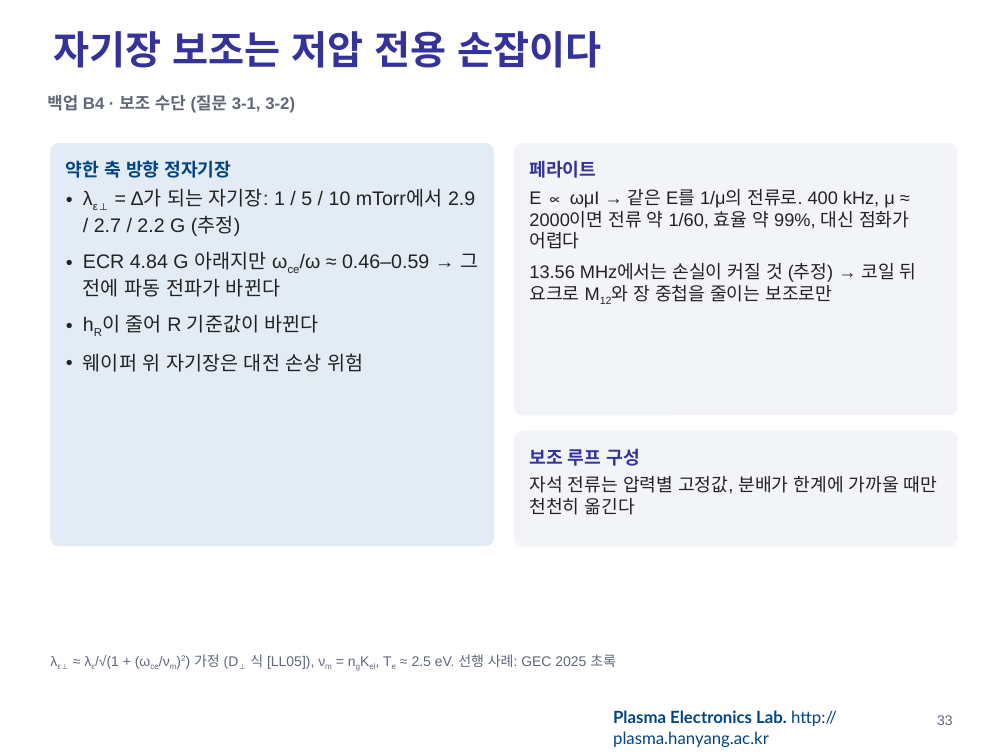
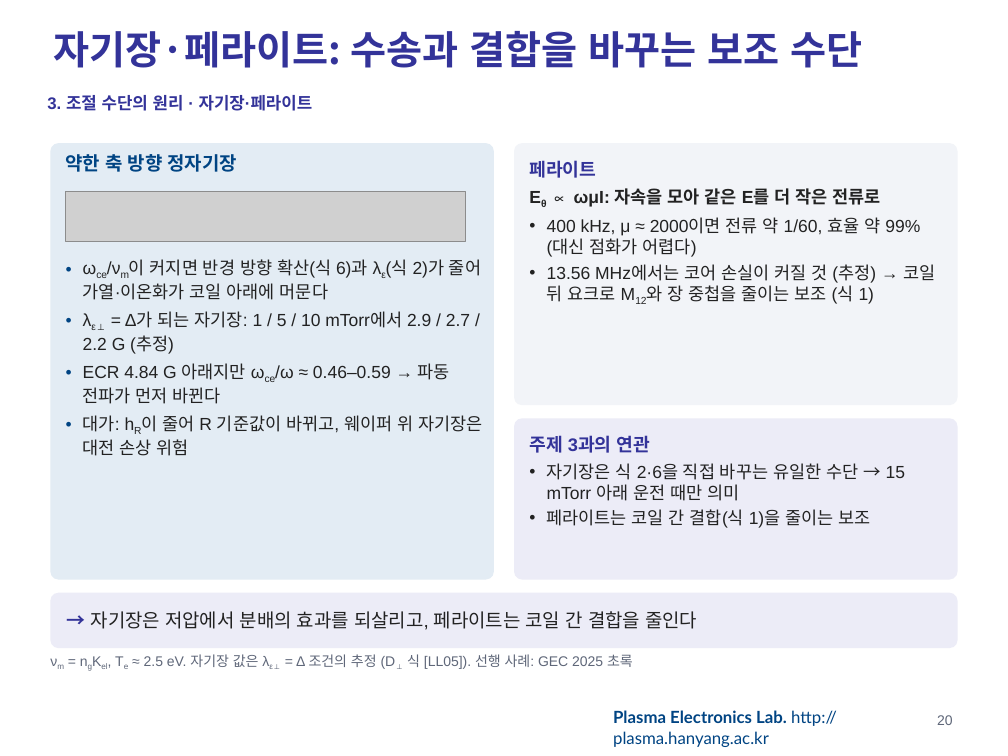
Before and after one commit to garlicjam-pyo/plasma, a slide deck: slide 20 of presentations/1차발표_최종.pptx (slide 33 before the commit). Drawn at 1008x756 pixels with LibreOffice and Linux fonts; fonts in the diff are those of the drawing; grey boxes stand for pictures; background and template pictures are left out. Boxes give left, top, right and bottom in pixels: in the first picture for what was removed or moved away, otherwise in the second. Text is boxed around its words. In the diff, an @@ line names an element or a change of style, - is before the commit and + after.

```diff
--- a/presentations/1차발표_최종.pptx
+++ b/presentations/1차발표_최종.pptx
@@ title at [54,31,862,68]: text changed @@
-자기장 보조는 저압 전용 손잡이다
+자기장·페라이트: 수송과 결합을 바꾸는 보조 수단
@@ text at [47,95,313,111]: text changed; text colour #5F6779 to #333399 @@
-백업 B4 · 보조 수단 (질문 3-1, 3-2)
+3. 조절 수단의 원리 · 자기장·페라이트
@@ rounded rectangle added at [50,143,494,580], fill #E3ECF4 @@
@@ rounded rectangle "페라이트": place and size @@
-rounded rectangle "페라이트" at [514,143,958,415]
+rounded rectangle "페라이트" at [514,143,958,405]
@@ rounded rectangle "페라이트" at [514,143,958,405]: proportions changed @@
@@ text added at [65,154,237,172], 13.5 pt, text #004483, bold @@
+약한 축 방향 정자기장
@@ picture added at [66,192,466,241] @@
@@ text in rounded rectangle at [547,188,935,304]: text changed; size 13 to 12.5 pt @@
-E ∝ ωμI → 같은 E를 1/μ의 전류로. 400 kHz, μ ≈ 2000이면 전류 약 1/60, 효율 약 99%, 대신 점화가 어렵다
-13.56 MHz에서는 손실이 커질 것 (추정) → 코일 뒤 요크로 M12와 장 중첩을 줄이는 보조로만
+Eθ ∝ ωμI: 자속을 모아 같은 E를 더 작은 전류로
+• 400 kHz, μ ≈ 2000이면 전류 약 1/60, 효율 약 99% (대신 점화가 어렵다)
+• 13.56 MHz에서는 코어 손실이 커질 것 (추정) → 코일 뒤 요크로 M12와 장 중첩을 줄이는 보조 (식 1)
@@ text "ωce/νm이 커지면 반경 방향 확산(식 ...": place and size @@
-text "ωce/νm이 커지면 반경 방향 확산(식 ..." at [50,143,494,546]
+text "ωce/νm이 커지면 반경 방향 확산(식 ..." at [83,259,482,456]
@@ text "ωce/νm이 커지면 반경 방향 확산(식 ..." at [83,259,482,456]: fill #E3ECF4 to none @@
@@ text at [83,259,481,300]: text changed; size 13 to 12.5 pt; text colour #004483 to #222222; bold off @@
-약한 축 방향 정자기장
+• ωce/νm이 커지면 반경 방향 확산(식 6)과 λε(식 2)가 줄어 가열·이온화가 코일 아래에 머문다
@@ text at [83,311,470,354]: size 14 to 12.5 pt in "λε⊥ = Δ가 되는 자기장: 1 / ..."; less space between paragraphs @@
@@ text at [83,363,482,456]: text changed; size 14 to 12.5 pt @@
-• ECR 4.84 G 아래지만 ωce/ω ≈ 0.46–0.59 → 그 전에 파동 전파가 바뀐다
-• hR이 줄어 R 기준값이 바뀐다
-• 웨이퍼 위 자기장은 대전 손상 위험
+• ECR 4.84 G 아래지만 ωce/ω ≈ 0.46–0.59 → 파동 전파가 먼저 바뀐다
+• 대가: hR이 줄어 R 기준값이 바뀌고, 웨이퍼 위 자기장은 대전 손상 위험
@@ rounded rectangle added at [514,418,958,580], fill #ECECF7, 12.5 pt, text #222222 @@
+주제 3과의 연관
+• 자기장은 식 2·6을 직접 바꾸는 유일한 수단 → 15 mTorr 아래 운전 때만 의미
+• 페라이트는 코일 간 결합(식 1)을 줄이는 보조
@@ rounded rectangle removed at [514,430,958,546] @@
-보조 루프 구성
-자석 전류는 압력별 고정값, 분배가 한계에 가까울 때만 천천히 옮긴다
@@ rounded rectangle added at [50,593,958,648], fill #ECECF7, 13.5 pt, text #222222 @@
+→ 자기장은 저압에서 분배의 효과를 되살리고, 페라이트는 코일 간 결합을 줄인다
@@ text at [144,654,633,669]: text changed @@
-λε⊥ ≈ λε/√(1 + (ωce/νm)2) 가정 (D⊥ 식 [LL05]), νm = ngKel, Te ≈ 2.5 eV. 선행 사례: GEC 2025 초록
+νm = ngKel, Te ≈ 2.5 eV. 자기장 값은 λε⊥ = Δ 조건의 추정 (D⊥ 식 [LL05]). 선행 사례: GEC 2025 초록
@@ page number at [937,715,953,725]: text changed @@
-33
+20
```
Also in this commit, not shown: 32 other slides changed, 7 slides added, 2 slides removed, 8 other files.
